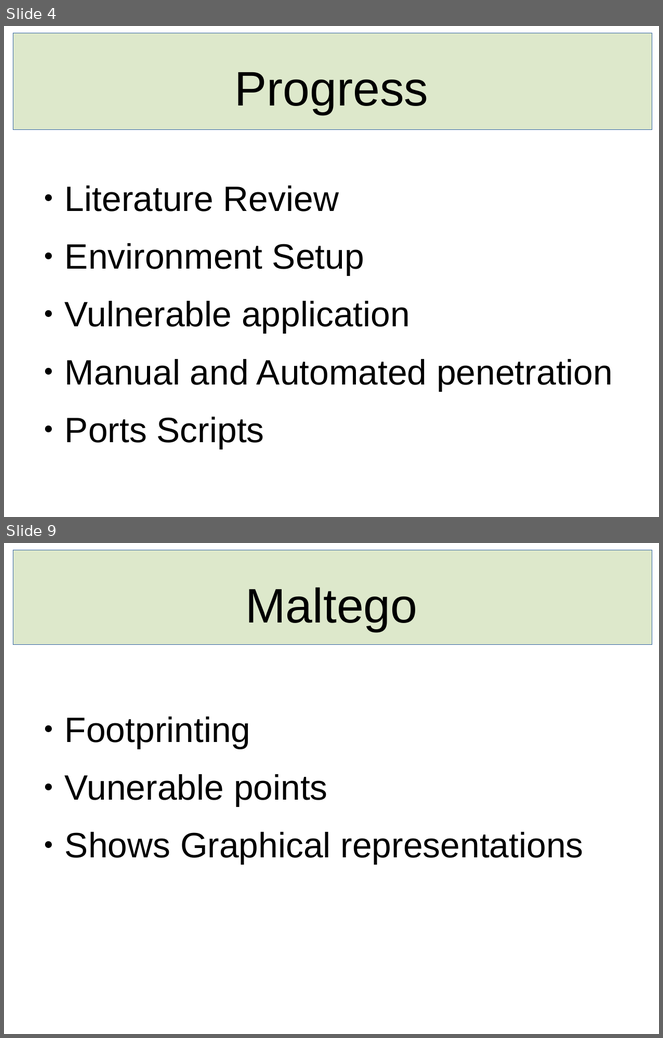
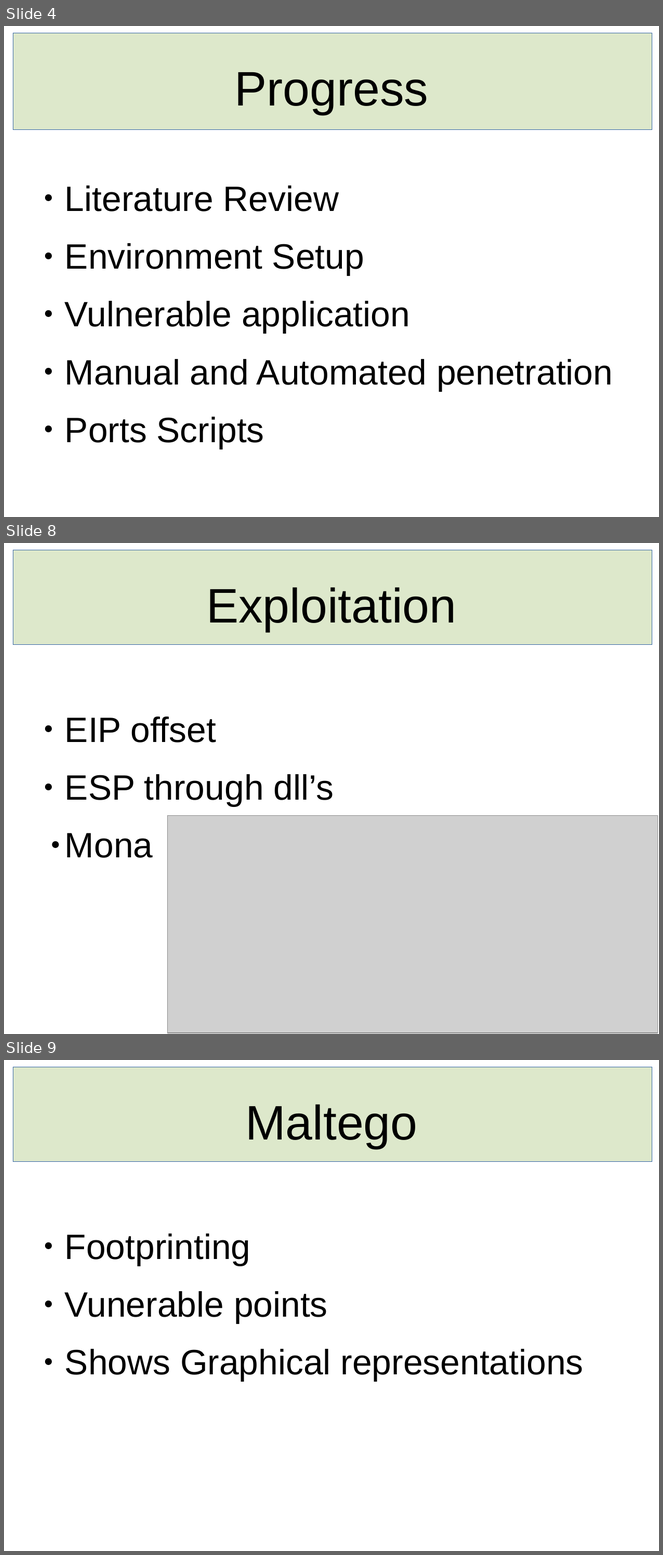
Before and after one commit to Shani123456-maker/finalyearproject, a slide deck: fyp-proposal_v1.pptx_1.odp. Shown one above the other, each under a label of ours: slides 4 and 9 before the commit, slides 4, 8 and 9 after it; the slides between them are not shown. The pictures are 663x1038 and 663x1555 pixels, drawn with LibreOffice and Linux fonts; fonts in the diff are those of the drawing; grey boxes stand for pictures. Boxes give left, top, right and bottom in pixels: in the first picture for what was removed or moved away, otherwise in the second. Text is boxed around its words. In the diff, an @@ line names an element or a change of style, - is before the commit and + after.

```diff
--- a/fyp-proposal_v1.pptx_1.odp
+++ b/fyp-proposal_v1.pptx_1.odp
@@ slide 8 added at (4,543,659,1034), background #FFFFFF @@
@@ rectangle added at (13,550,652,645), fill #DDE8CB, outline #3465A4 0 pt @@
@@ text added at (206,587,456,631), 58.7 pt, text #000000 @@
+Exploitation
@@ text added at (65,717,333,858), 42.7 pt, text #000000 @@
+● EIP offset
+● ESP through dll’s
+  ● Mona
@@ picture added at (167,816,658,1033) @@
```
Also in this commit, not shown: 1 slide changed, 2 other slides added, 3 slides removed, 9 other files.
